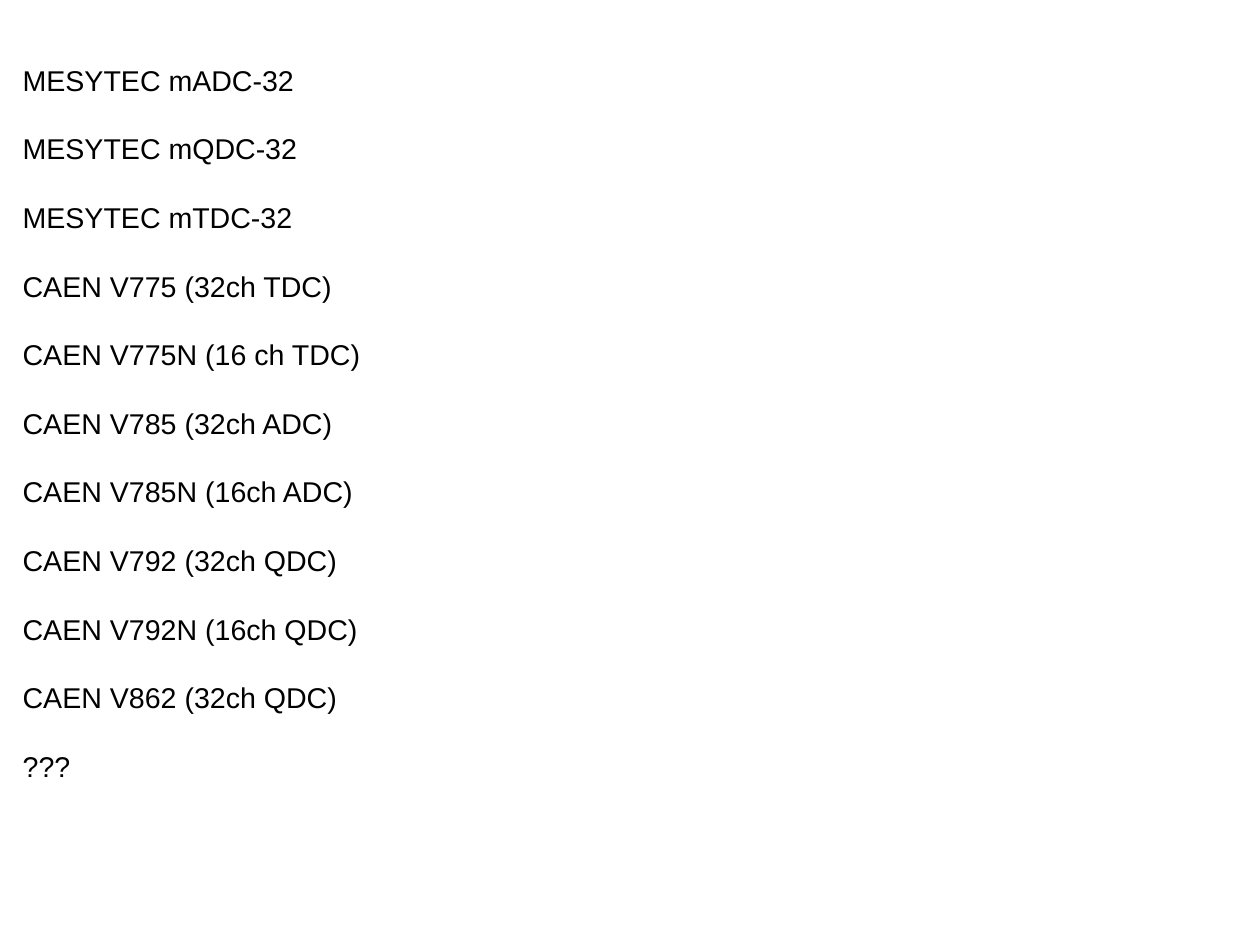
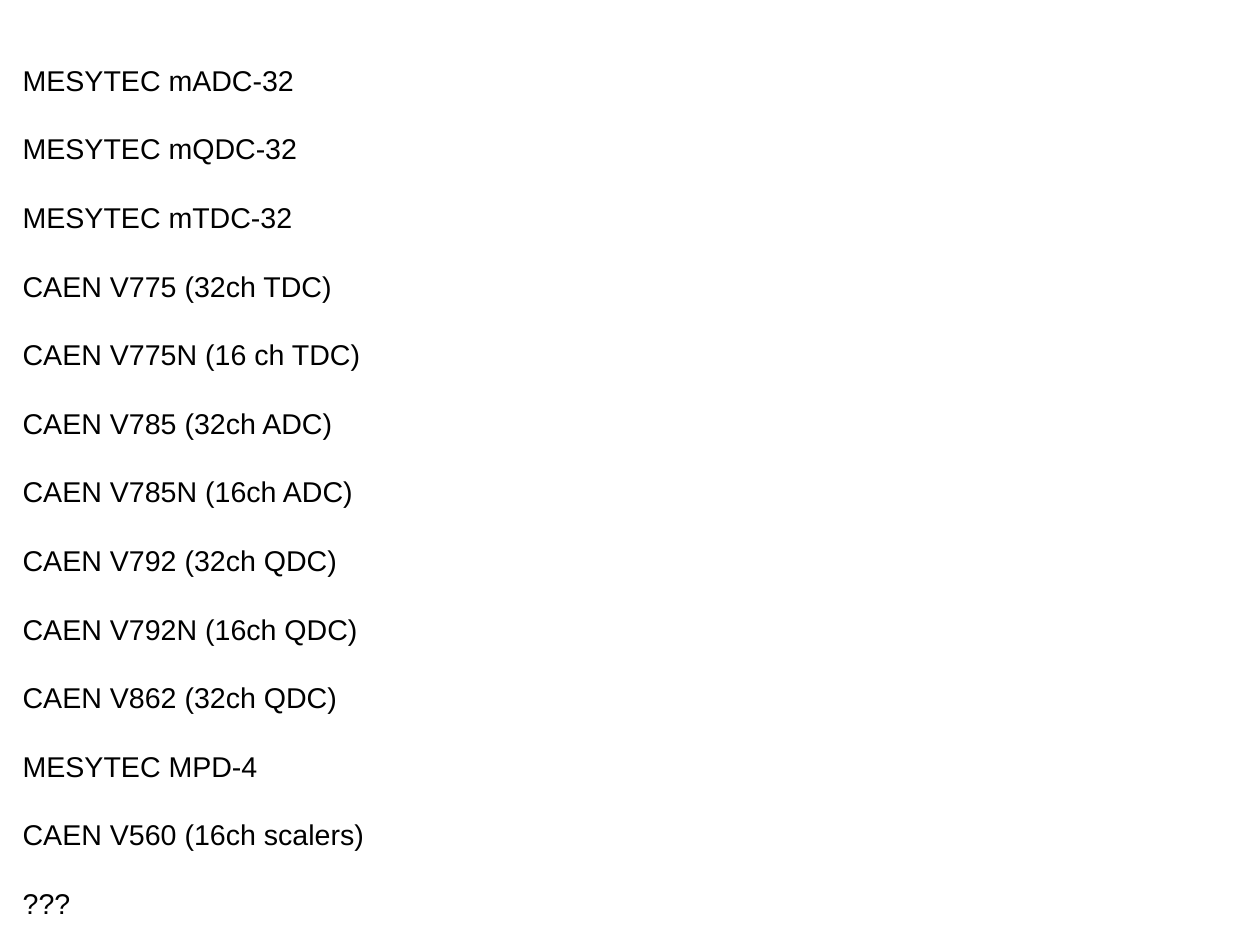
Before and after one commit to evovch/Useful, a slide deck: slide 12 of go4_5H_processor/docu/ACCULINNA_DAQ.odp (slide 10 before the commit). Drawn at 1260x945 pixels with LibreOffice and Linux fonts; fonts in the diff are those of the drawing. Boxes give left, top, right and bottom in pixels: in the first picture for what was removed or moved away, otherwise in the second. Text is boxed around its words. In the diff, an @@ line names an element or a change of style, - is before the commit and + after.

```diff
--- a/go4_5H_processor/docu/ACCULINNA_DAQ.odp
+++ b/go4_5H_processor/docu/ACCULINNA_DAQ.odp
@@ text at [23, 757, 364, 851]: paragraphs added @@
+MESYTEC MPD-4
+CAEN V560 (16ch scalers)
```
Also in this commit, not shown: 3 other slides changed, 2 slides added, 3 other files.
